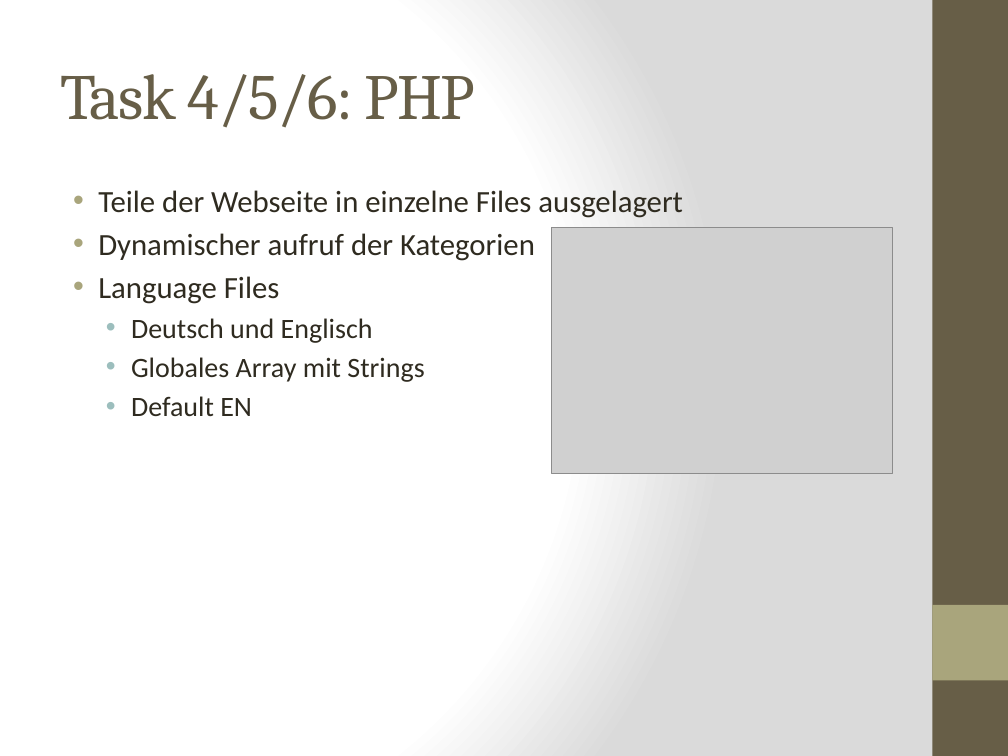
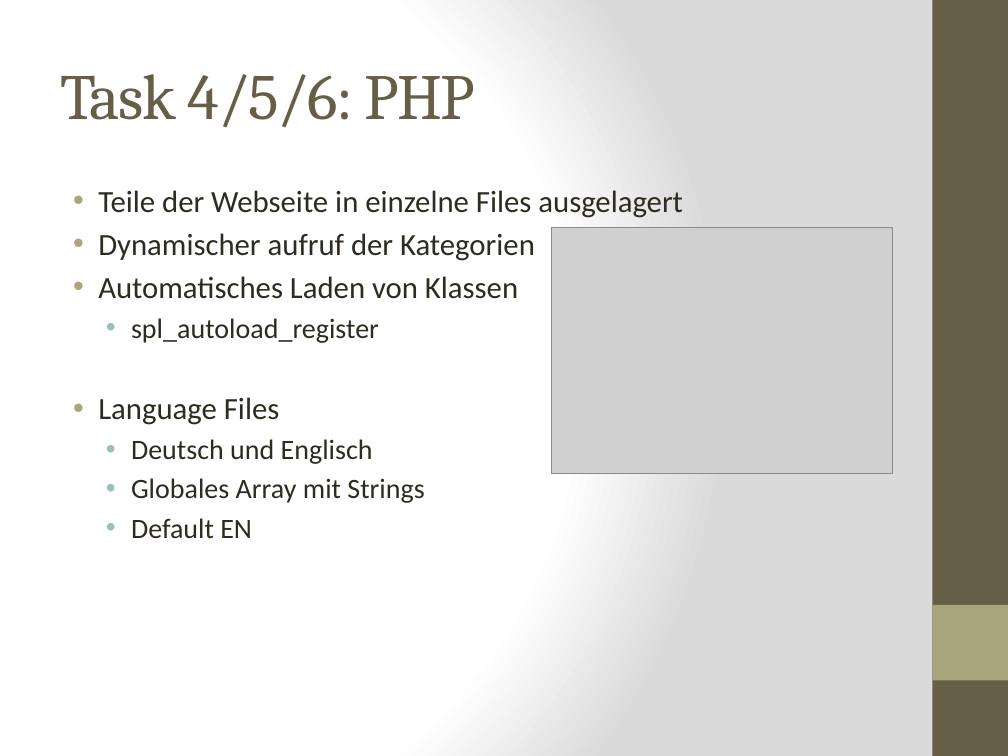
Before and after one commit to kochm8/ch.bfh.bti7054.w2014.p.beerwebshop, a slide deck: slide 8 of doc/Präsentation.pptx. Drawn at 1008x756 pixels with LibreOffice and Linux fonts; fonts in the diff are those of the drawing; grey boxes stand for pictures. Boxes give left, top, right and bottom in pixels: in the first picture for what was removed or moved away, otherwise in the second. Text is boxed around its words. In the diff, an @@ line names an element or a change of style, - is before the commit and + after.

Commit message:
Präsi

```diff
--- a/doc/Präsentation.pptx
+++ b/doc/Präsentation.pptx
@@ text at (x1=98, y1=276, x2=518, y2=343): paragraphs added @@
+• Automatisches Laden von Klassen
+  • spl_autoload_register
```
